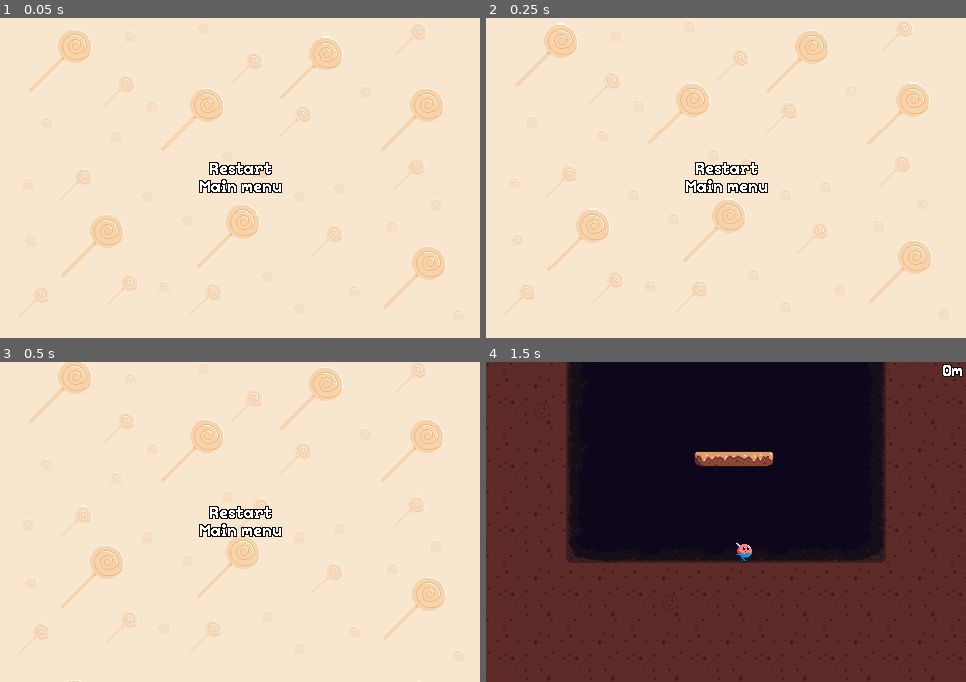
Above: before the commit, frames 1-4 (two rows, left to right).
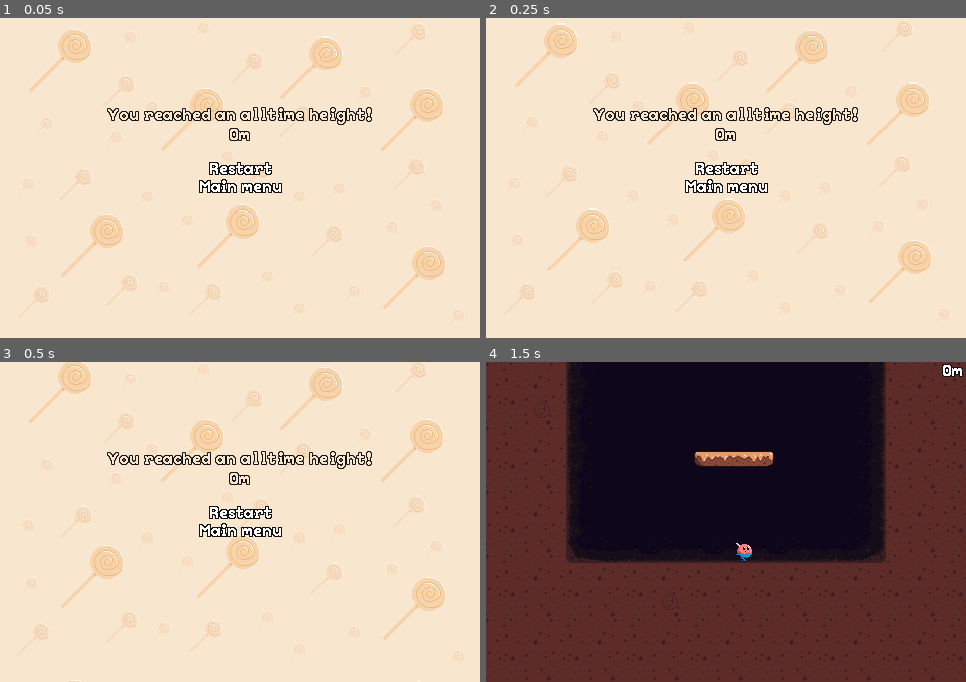
Above: after the commit, the same moments.

Repository: Phosphen/slide
Game: Godot game, scene res://Scenes/Levels/game_over.tscn
Same seed, same stepped clock (60 frames per second), same inputs: the game is played once before the commit and once after it. This scene is started directly instead of the project's main scene. Sound files missing from this copy of the repository are replaced by a short silence.
Inputs (mouse positions are in pixels of both pictures, inside the frame that each line leads up to):
- Up to frame 1 (0.05 s): no input
- Up to frame 2 (0.25 s): no input
- Up to frame 3 (0.5 s): no input
- Up to frame 4 (1.5 s): click (726, 512) at 0.5 s; move the mouse to (831, 506) at 1.27 s; hold Right (move_right) from 1.28 s (still down)

The runs differ from the first frame. In frame 1, 1.0% of the frame differs, in the area x 22-78%, y 27-39%; in frame 2, 0.9%; in frame 3, 0.9%; in frame 4, nothing differs.

Commit message:
persist reached alltime high, display height on death screen

Diff:
--- a/LevelGen/main.tscn
+++ b/LevelGen/main.tscn
@@ -120,7 +120,6 @@
 
 [connection signal="falling_to_death" from="Player" to="." method="_on_player_falling_to_death"]
 [connection signal="falling_to_death" from="Player" to="Camera2D" method="_on_player_falling_to_death"]
-[connection signal="reached_height" from="Player" to="GUI" method="_on_player_reached_height"]
 [connection signal="reached_top" from="Player" to="WallSpawner64" method="_on_player_reached_top"]
 [connection signal="reached_top" from="Player" to="PlatformSpawner16" method="_on_player_reached_top"]
 [connection signal="area_entered" from="GameOverArea" to="GameOverArea" method="_on_area_entered"]
--- a/Scenes/Levels/game_over.tscn
+++ b/Scenes/Levels/game_over.tscn
@@ -1,9 +1,10 @@
-[gd_scene load_steps=19 format=3 uid="uid://dwp3smqqbdr6s"]
+[gd_scene load_steps=20 format=3 uid="uid://dwp3smqqbdr6s"]
 
 [ext_resource type="Script" path="res://Scripts/Levels/game_over_scene.gd" id="1_fkqv0"]
 [ext_resource type="Script" path="res://Scripts/Levels/game_over_menu.gd" id="1_nw4d6"]
 [ext_resource type="PackedScene" uid="uid://b4wc07be030nk" path="res://Scenes/Levels/world_parallax_bg.tscn" id="1_sacm0"]
 [ext_resource type="Texture2D" uid="uid://m53jttgavgyi" path="res://Assets/Character/candee_small.png" id="3_c7abd"]
+[ext_resource type="FontFile" uid="uid://bwknrkq53hpws" path="res://Assets/Fonts/PeaberryBase.ttf" id="5_36j8x"]
 [ext_resource type="Texture2D" uid="uid://tswiuor4vsfi" path="res://Assets/UI/UI_restart_low2.png" id="5_h8coi"]
 [ext_resource type="Texture2D" uid="uid://dnpkdg1i3ygir" path="res://Assets/UI/UI_restart_high1.png" id="6_7lskv"]
 [ext_resource type="Texture2D" uid="uid://dt2mv4jus5uu7" path="res://Assets/UI/UI_main_menu_low2.png" id="7_3sbwc"]
@@ -99,6 +100,35 @@
 script = ExtResource("1_nw4d6")
 metadata/_edit_vertical_guides_ = [225.0]
 
+[node name="Desciptor" type="Label" parent="GameOverMenu"]
+texture_filter = 1
+offset_top = 90.0
+offset_right = 480.0
+offset_bottom = 106.0
+theme_override_colors/font_color = Color(0.976471, 0.901961, 0.811765, 1)
+theme_override_colors/font_outline_color = Color(0.0745098, 0.0745098, 0.0745098, 1)
+theme_override_constants/outline_size = 4
+theme_override_fonts/font = ExtResource("5_36j8x")
+theme_override_font_sizes/font_size = 16
+text = "Your score
+"
+horizontal_alignment = 1
+
+[node name="Score" type="Label" parent="GameOverMenu"]
+texture_filter = 1
+layout_mode = 2
+offset_top = 110.0
+offset_right = 480.0
+offset_bottom = 126.0
+theme_override_colors/font_color = Color(0.976471, 0.901961, 0.811765, 1)
+theme_override_colors/font_outline_color = Color(0.0745098, 0.0745098, 0.0745098, 1)
+theme_override_constants/outline_size = 4
+theme_override_fonts/font = ExtResource("5_36j8x")
+theme_override_font_sizes/font_size = 16
+text = "0
+"
+horizontal_alignment = 1
+
 [node name="Buttons" type="VBoxContainer" parent="GameOverMenu"]
 layout_mode = 1
 anchors_preset = 8
--- a/Scenes/Player/player.gd
+++ b/Scenes/Player/player.gd
@@ -1,6 +1,5 @@
 extends CharacterBody2D
 
-signal reached_height
 signal reached_top
 signal falling_to_death
 
@@ -36,7 +35,7 @@
 func _process(_delta):
 	if position.y < max_reached_height:
 		max_reached_height = position.y
-		reached_height.emit(abs(max_reached_height))
+		GameEnvironment.update_reached_hight(abs(max_reached_height / 100))
 
 	# Calculate the height difference since the last trigger
 	var height_difference = max_reached_height - last_trigger_height
@@ -209,5 +208,5 @@
 		animator.play("jump")
 
 func die():
-	EventManager.player_died.emit()
+	GameEnvironment.player_died.emit()
 	queue_free()
--- a/Scenes/Score/score_ui.gd
+++ b/Scenes/Score/score_ui.gd
@@ -4,6 +4,7 @@
 
 func _ready():
 	score_label.text="0m"
+	GameEnvironment.new_height_reached.connect(_update_display)
 
-func _on_player_reached_height(max_reached_height):
-	score_label.text = "%.0fm" % (max_reached_height / 100)
+func _update_display(height: int):
+	score_label.text = "%.0fm" % height
--- /dev/null
+++ b/Scripts/Global/GameEnvironment.gd
@@ -0,0 +1,33 @@
+extends Node
+
+signal player_died
+signal new_height_reached(hight: int)
+
+var alltime_height : int = 0
+var _current_reached_hight : int = 0
+
+const SAVE_PATH : String = "user://alltime_height.save"
+
+func _ready():
+	load_reached_height()
+
+func update_reached_hight(height: int):
+	_current_reached_hight = height
+	new_height_reached.emit(height)
+	if height > alltime_height:
+		alltime_height = height
+
+func get_reached_height() -> int:
+	return _current_reached_hight
+
+func save_reached_height():
+	var file = FileAccess.open(SAVE_PATH, FileAccess.WRITE)
+	file.store_64(alltime_height)
+
+func load_reached_height():
+	if FileAccess.file_exists(SAVE_PATH):
+		var file = FileAccess.open(SAVE_PATH, FileAccess.READ)
+		alltime_height = file.get_64()
+	else:
+		printerr("file not found: " + SAVE_PATH)
+		alltime_height = 0
--- a/Scripts/Global/event_manager.gd
+++ /dev/null
@@ -1,10 +0,0 @@
-extends Node
-
-#Signals
-signal update_bullet_ui
-signal update_health_ui
-signal player_died
-signal frame_freeze
-
-#Data
-var bullets_amount : int
--- a/Scripts/Levels/game_over_menu.gd
+++ b/Scripts/Levels/game_over_menu.gd
@@ -1,7 +1,15 @@
 extends Control
+
+@onready var descriptor : Label = $Desciptor
+@onready var score : Label = $Score
 
 func _ready():
 	Input.set_mouse_mode(Input.MOUSE_MODE_VISIBLE)
+
+	if GameEnvironment.alltime_height == GameEnvironment.get_reached_height():
+		descriptor.text = "You reached an alltime height!"
+
+	score.text = "%.0fm" % GameEnvironment.get_reached_height()
 
 func _on_start_mouse_entered():
 	AudioManager.play_sound(AudioManager.MENU_HOVER)
--- a/Scripts/Levels/game_over_scene.gd
+++ b/Scripts/Levels/game_over_scene.gd
@@ -7,6 +7,7 @@
 
 func _ready():
 	AudioManager.play_music(AudioManager.BEAKGROUND_MUSIC_Game_Over_Theme)
+	GameEnvironment.save_reached_height()
 
 func _process(delta):
 	parallax_background.scroll_offset = parallax_background.scroll_offset + Vector2(0, -FALL_SPEED * delta * 5)
--- a/project.godot
+++ b/project.godot
@@ -16,7 +16,7 @@
 
 [autoload]
 
-EventManager="*res://Scripts/Global/event_manager.gd"
+GameEnvironment="*res://Scripts/Global/GameEnvironment.gd"
 AudioManager="*res://Scenes/Global/audio_manager.tscn"
 
 [display]
